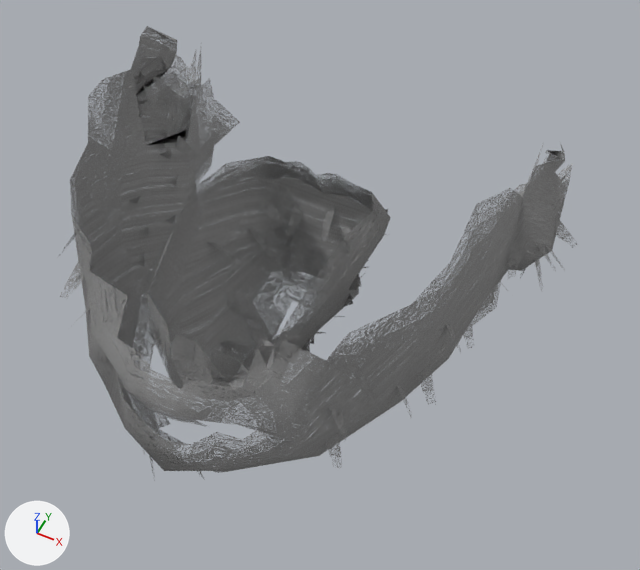
A saved change to the glTF model assets/source/characters/parts/hair_m_mid/beard_short.glb.
Camera for both pictures: a 50 mm lens placed at (0.11, -0.244, 1.781), pointed at (0.016, -0.056, 1.545). The axes (+X, +Y, +Z) are drawn at lower left. The lights are the same throughout. The picture after the commit comes second. Objects named as collision shapes, trigger or cutter boxes, shadow casters or lower levels of detail are left out. Vertices at exactly the same position are counted once.

Script lines for the objects in view, before the commit:
```python
me_beard_lod0 = bpy.data.meshes.new('beard_lod0')
me_beard_lod0.from_pydata(...)  # 652 vertices, 599 faces; spans x -0.094..0.094, y -0.136..0.015, z 1.499..1.609
me_beard_lod0.materials.append(mat_beard_short)
ob_beard_lod0 = bpy.data.objects.new('beard_lod0', me_beard_lod0)
ob_beard_lod0.location = (0.0, 0.0, 0.0)
```
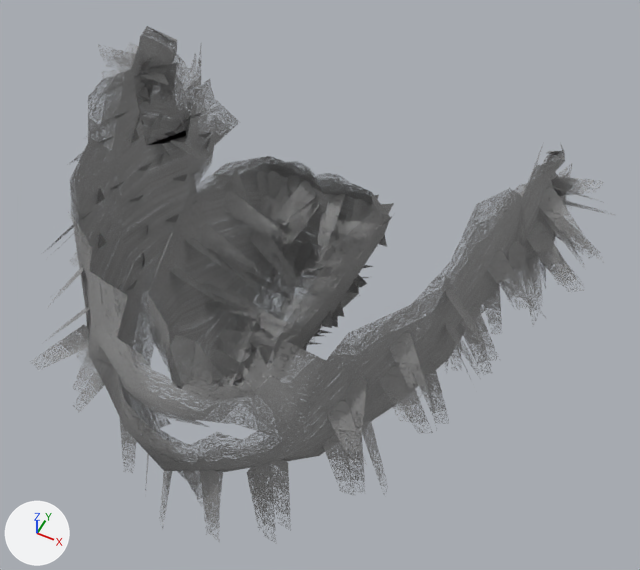
Boxes (x1, y1, x2, y2) around the edits, measured in the pictures (640 x 570 px):
'beard_lod0', reshaped (12% wider, 14% taller)
    before: (57, 26, 577, 479)
    after: (31, 26, 614, 544)
part 1 of me_beard_lod0, deleted
    before: (57, 73, 577, 479)
part 2 of me_beard_lod0, built on
    before: (132, 44, 565, 471)
    after: (31, 43, 614, 544)
part 3 of me_beard_lod0, surface changed
    both: (70, 26, 572, 473)

The edits, one by one:
me_beard_lod0 is used by ob_beard_lod0; location (0.0, 0.0, 0.0).
me_beard_lod0 had 652 vertices, 599 faces and spanned x -0.094..0.094, y -0.136..0.015, z 1.499..1.609.
me_beard_lod0 now has 1048 vertices, 783 faces and spans x -0.105..0.104, y -0.139..0.015, z 1.485..1.609.
me_beard_lod0 part 1: 78 loose pieces with 312 vertices, spanning x -0.094..0.094, y -0.133..-0.007, z 1.5..1.584, are deleted.
me_beard_lod0 part 2: 10 vertices moved from x -0.07..0.071, y -0.03..0.003, z 1.499..1.523 to x -0.071..0.07, y -0.03..0.003, z 1.502..1.525; 38 vertices removed from x -0.093..0.082, y -0.131..0.001, z 1.519..1.588; 746 vertices added at x -0.105..0.104, y -0.139..0.007, z 1.485..1.589.
me_beard_lod0 part 3: 311 kept faces spanning x -0.086..0.086, y -0.136..0.015, z 1.502..1.609 get new texture (UV) coordinates.
Other edits to the shape of me_beard_lod0 do not show in these pictures.
